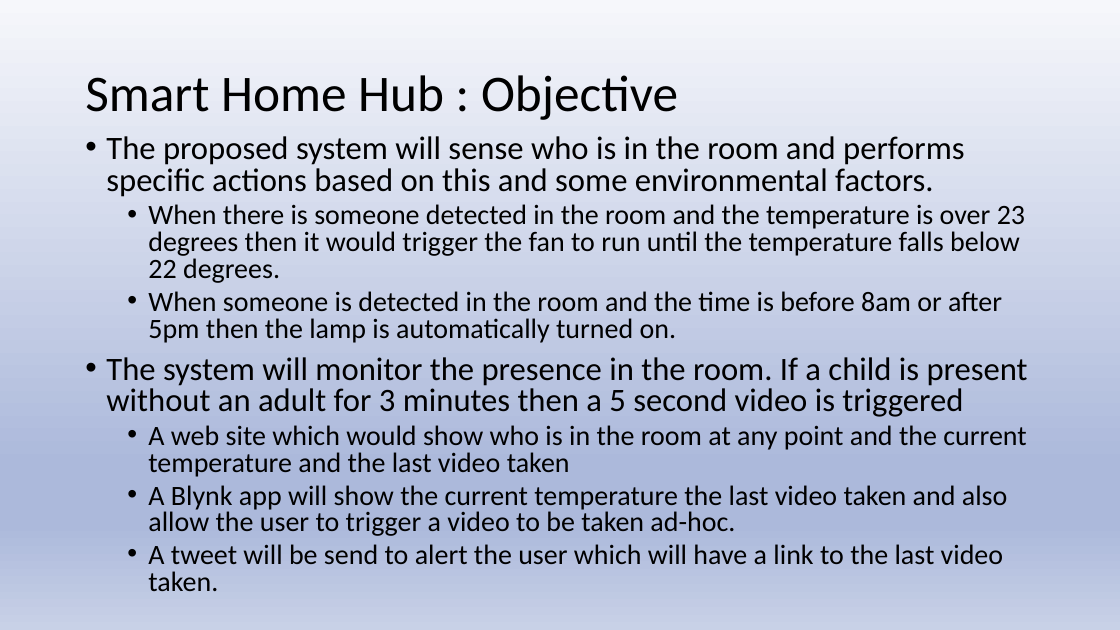
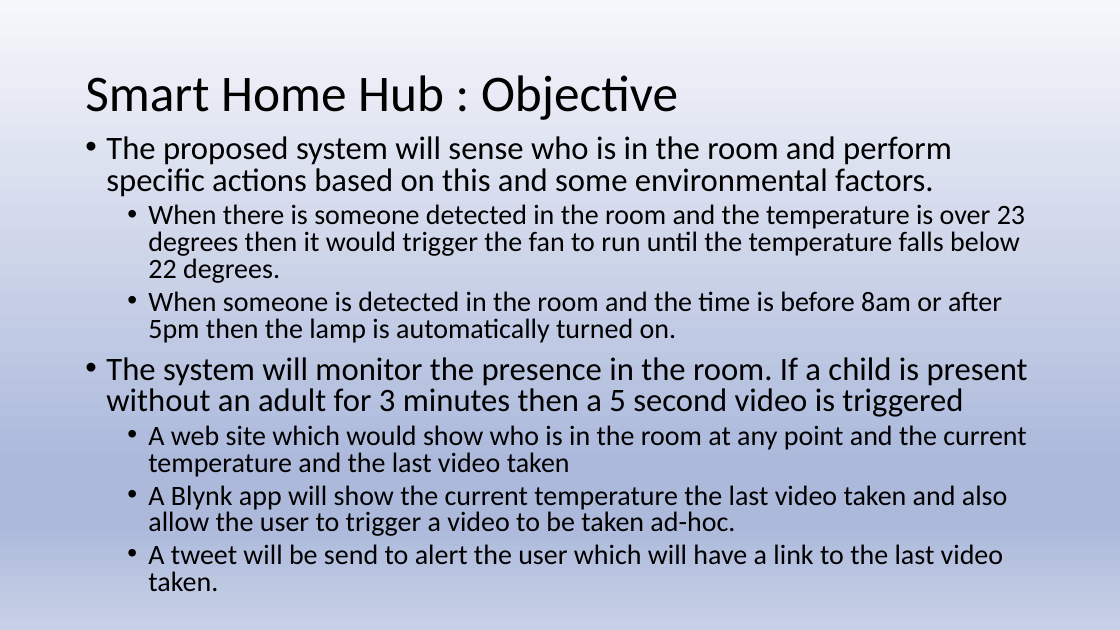
Before and after one commit to Davidcorrigan1/NetworkProject1, a slide deck: slide 2 of Raspberry Pi Home Monitoring.pptx. Drawn at 1120x630 pixels with LibreOffice and Linux fonts; fonts in the diff are those of the drawing. Boxes give left, top, right and bottom in pixels: in the first picture for what was removed or moved away, otherwise in the second. Text is boxed around its words. In the diff, an @@ line names an element or a change of style, - is before the commit and + after.

Commit message:
Final updates to pptx

```diff
--- a/Raspberry Pi Home Monitoring.pptx
+++ b/Raspberry Pi Home Monitoring.pptx
@@ text at <box>106,136,952,197</box>: text changed @@
-• The proposed system will sense who is in the room and performs specific actions based on this and some environmental factors.
+• The proposed system will sense who is in the room and perform specific actions based on this and some environmental factors.
```
Also in this commit, not shown: 1 slide added.
